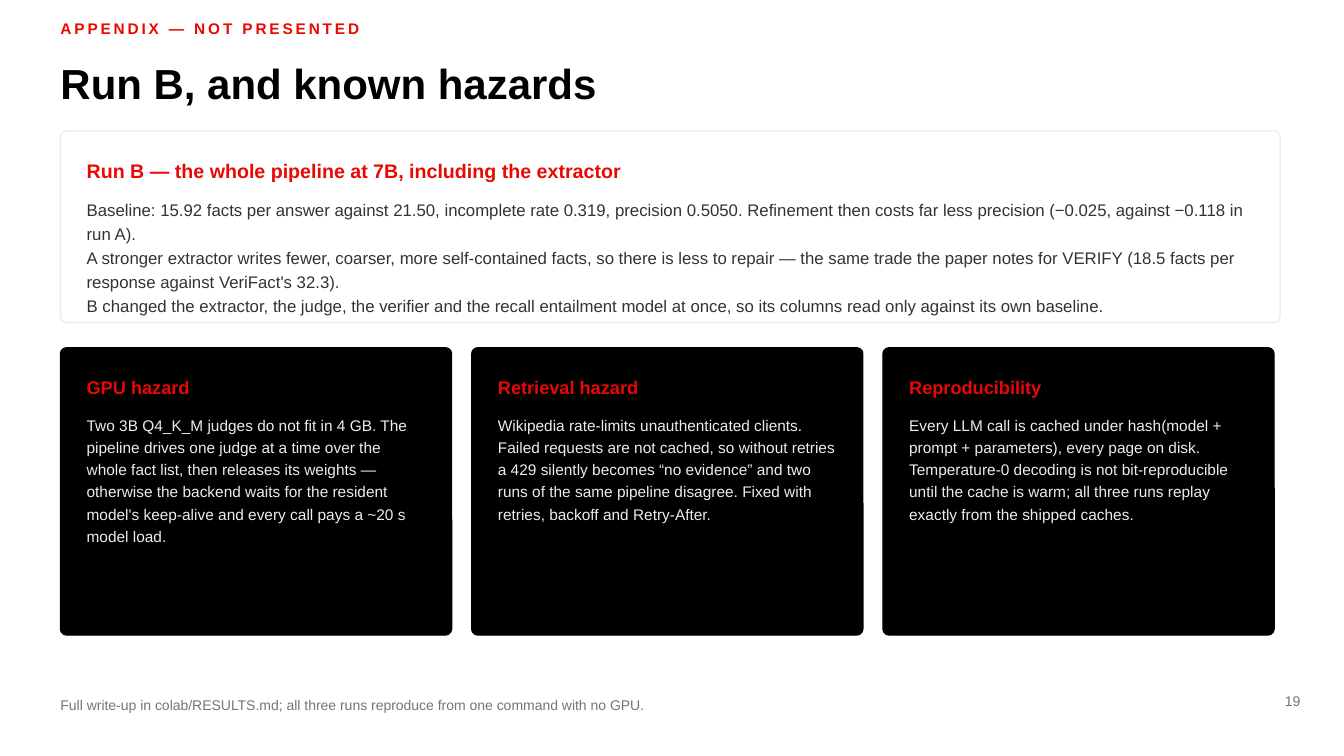
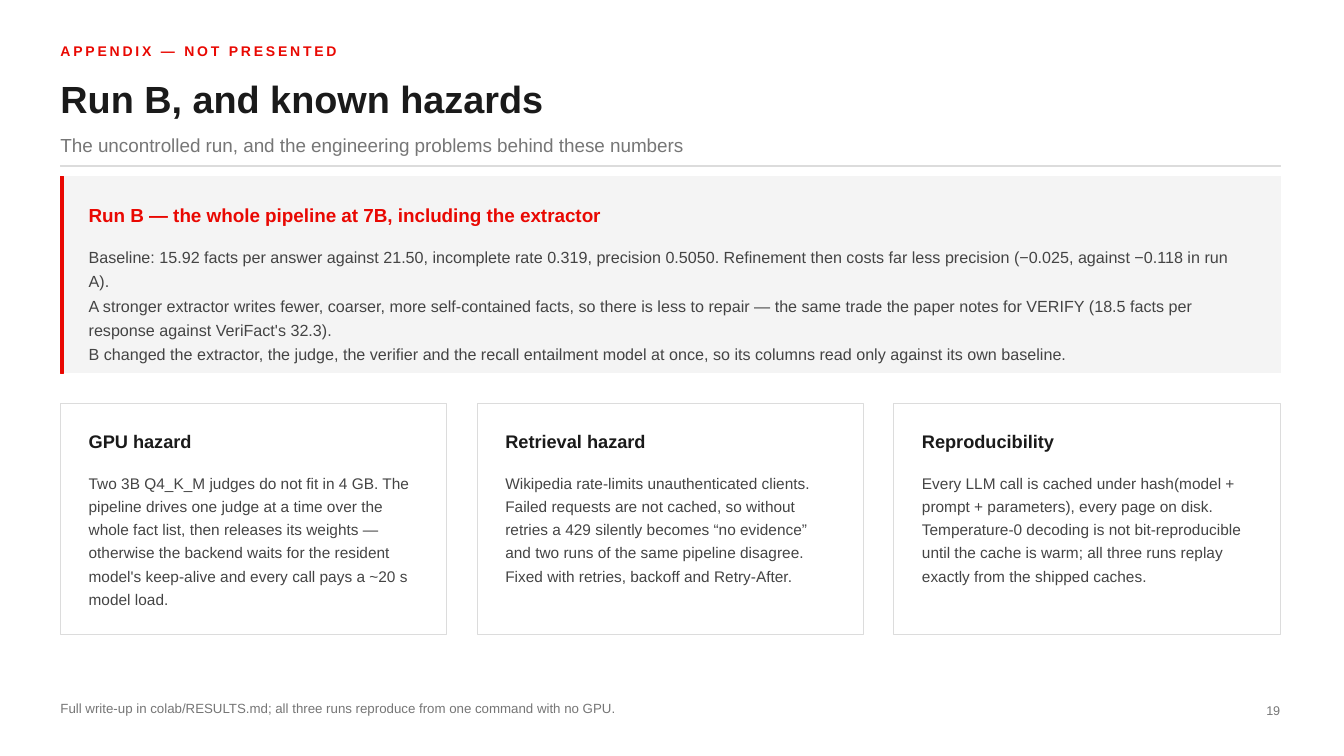
Before and after one commit to MadhavKrishna06/Verifact-Lite, a slide deck: slide 19 of presentation/VERIFACT-Lite-TTU.pptx. Drawn at 1344x756 pixels with LibreOffice and Linux fonts; fonts in the diff are those of the drawing. Boxes give left, top, right and bottom in pixels: in the first picture for what was removed or moved away, otherwise in the second. Text is boxed around its words. In the diff, an @@ line names an element or a change of style, - is before the commit and + after.

```diff
--- a/presentation/VERIFACT-Lite-TTU.pptx
+++ b/presentation/VERIFACT-Lite-TTU.pptx
@@ text "APPENDIX — NOT PRESENTED": place and size @@
-text "APPENDIX — NOT PRESENTED" at [60,23,359,34]
+text "APPENDIX — NOT PRESENTED" at [60,46,337,56]
@@ text "APPENDIX — NOT PRESENTED" at [60,46,337,56]: size 11 to 10 pt @@
@@ text "Run B, and known hazards": place and size @@
-text "Run B, and known hazards" at [60,68,597,106]
+text "Run B, and known hazards" at [60,85,543,119]
@@ text "Run B, and known hazards" at [60,85,543,119]: size 30 to 27 pt, text colour #000000 to #1A1A1A @@
@@ rounded rectangle removed at [60,131,1280,323] @@
@@ text added at [60,138,683,156], 13.5 pt, text #767676 @@
+The uncontrolled run, and the engineering problems behind these numbers
@@ rectangle added at [60,165,1280,166], fill #DCDCDC, outline #DCDCDC 0.25 pt @@
@@ rectangle added at [60,176,1280,373], fill #F4F4F4, outline #F4F4F4 0.75 pt @@
@@ rectangle added at [60,176,64,373], fill #E90802, outline #E90802 0.25 pt @@
@@ text "Run B — the whole ...": place and size @@
-text "Run B — the whole ..." at [87,163,621,182]
+text "Run B — the whole ..." at [89,208,600,226]
@@ text "Run B — the whole ..." at [89,208,600,226]: size 14 to 13.5 pt @@
@@ text "Baseline: 15.92 facts per answer ...": place and size @@
-text "Baseline: 15.92 facts per answer ..." at [87,204,1243,316]
+text "Baseline: 15.92 facts per answer ..." at [89,251,1228,364]
@@ text "Baseline: 15.92 facts per answer ..." at [89,251,1228,364]: size 12 to 11.5 pt, text colour #333333 to #444444; line spacing 1.2 to 1.25 @@
@@ rounded rectangle removed at [60,348,452,635] @@
@@ rounded rectangle removed at [472,348,863,635] @@
@@ rounded rectangle removed at [883,348,1274,635] @@
@@ rectangle added at [60,403,447,635], fill #FFFFFF, outline #DCDCDC 0.75 pt @@
@@ rectangle added at [477,403,863,635], fill #FFFFFF, outline #DCDCDC 0.75 pt @@
@@ rectangle added at [894,403,1280,635], fill #FFFFFF, outline #DCDCDC 0.75 pt @@
@@ text "GPU hazard": place and size @@
-text "GPU hazard" at [87,380,190,394]
+text "GPU hazard" at [89,434,192,448]
@@ text "Retrieval hazard": place and size @@
-text "Retrieval hazard" at [498,380,639,394]
+text "Retrieval hazard" at [505,434,646,448]
@@ text colour #E90802 to #1A1A1A in 3 elements at [89,434,192,448], [505,434,646,448], [922,434,1054,452] @@
@@ text "Reproducibility": place and size @@
-text "Reproducibility" at [909,380,1041,398]
+text "Reproducibility" at [922,434,1054,452]
@@ text "Two 3B Q4_K_M judges do ...": place and size @@
-text "Two 3B Q4_K_M judges do ..." at [87,420,407,542]
+text "Two 3B Q4_K_M judges do ..." at [89,478,409,605]
@@ text "Wikipedia rate-limits unauthenticated clients. Failed ...": place and size @@
-text "Wikipedia rate-limits unauthenticated clients. Failed ..." at [498,420,835,523]
+text "Wikipedia rate-limits unauthenticated clients. Failed ..." at [505,478,810,585]
@@ text colour #EDEDED to #444444; line spacing 1.2 to 1.25 in 3 elements at [89,478,409,605], [505,478,810,585], [922,478,1241,585] @@
@@ text "Every LLM call is cached ...": place and size @@
-text "Every LLM call is cached ..." at [909,420,1228,523]
+text "Every LLM call is cached ..." at [922,478,1241,585]
@@ text "Full write-up in colab/RESULTS.md; all ..." at [60,703,615,716]: size 10 to 9.5 pt, text colour #757575 to #767676 @@
@@ page number: place and size @@
-page number at [1285,696,1301,706]
+page number at [1266,706,1280,715]
@@ page number at [1266,706,1280,715]: size 10 to 9 pt, text colour #757575 to #767676 @@
```
Also in this commit, not shown: 18 other slides changed, 1 other file.
